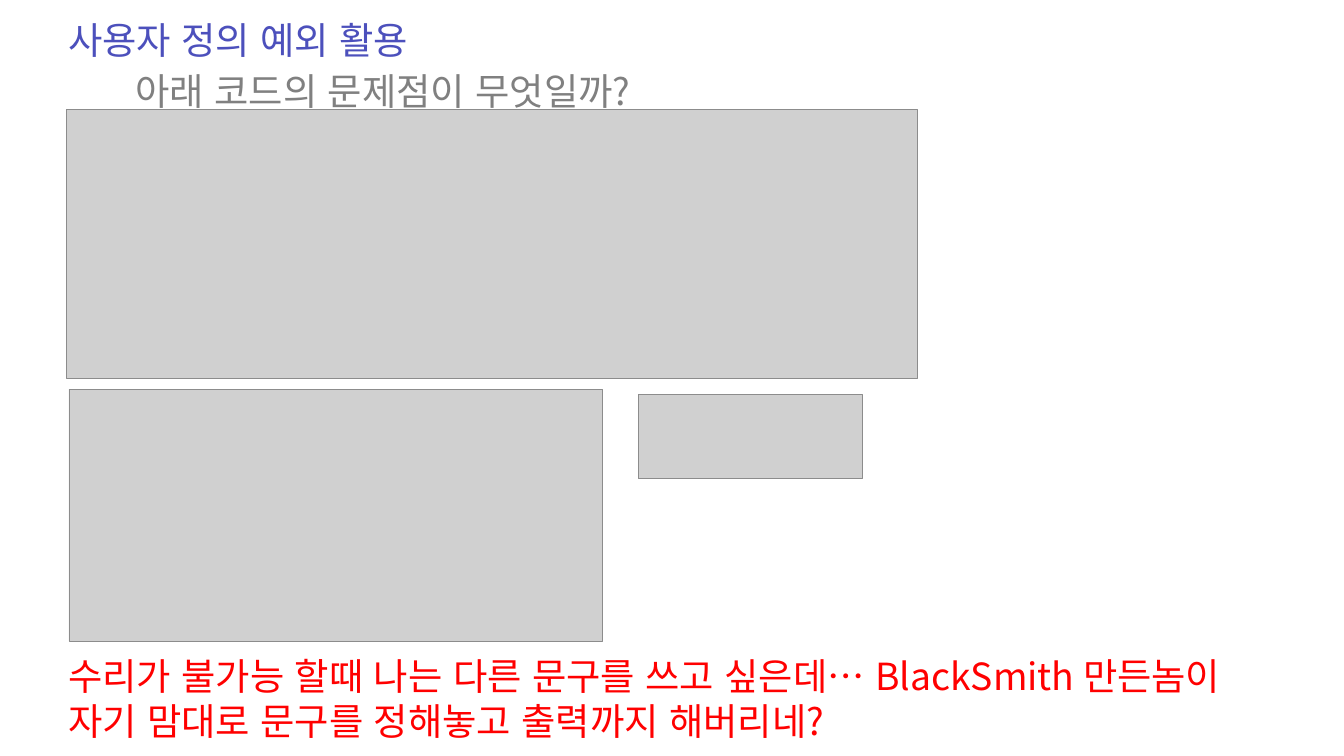
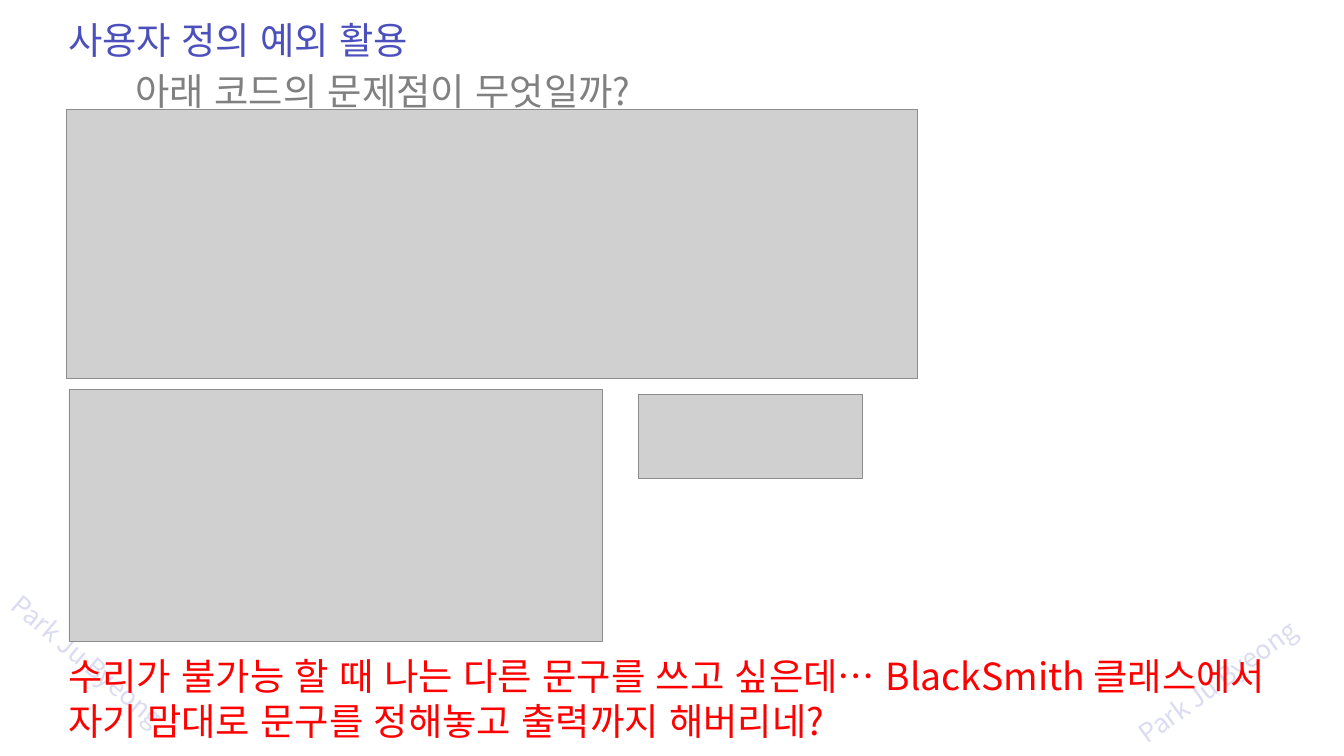
Before and after one commit to zest132/JavaLecture, a slide deck: slide 41 of JavaLecture/LectureFile/java 12강 예외처리.pptx (slide 38 before the commit). Drawn at 1344x756 pixels with LibreOffice and Linux fonts; fonts in the diff are those of the drawing; grey boxes stand for pictures. Boxes give left, top, right and bottom in pixels: in the first picture for what was removed or moved away, otherwise in the second. Text is boxed around its words. In the diff, an @@ line names an element or a change of style, - is before the commit and + after.

```diff
--- a/JavaLecture/LectureFile/java 12강 예외처리.pptx
+++ b/JavaLecture/LectureFile/java 12강 예외처리.pptx
@@ text added at (x1=1125, y1=582, x2=1344, y2=756), 28 pt, text #4C50BC at 20% opacity @@
+Park Ju Byeong
@@ text added at (x1=56, y1=621, x2=79, y2=642), 28 pt, text #4C50BC at 20% opacity @@
+Park Ju Byeong
@@ text at (x1=68, y1=658, x2=1265, y2=738): text changed @@
-수리가 불가능 할때 나는 다른 문구를 쓰고 싶은데… BlackSmith 만든놈이 자기 맘대로 문구를 정해놓고 출력까지 해버리네?
+수리가 불가능 할 때 나는 다른 문구를 쓰고 싶은데… BlackSmith 클래스에서 자기 맘대로 문구를 정해놓고 출력까지 해버리네?
```
Also in this commit, not shown: 48 other slides changed, 4 slides added, 1 slide removed, 2 other files.
